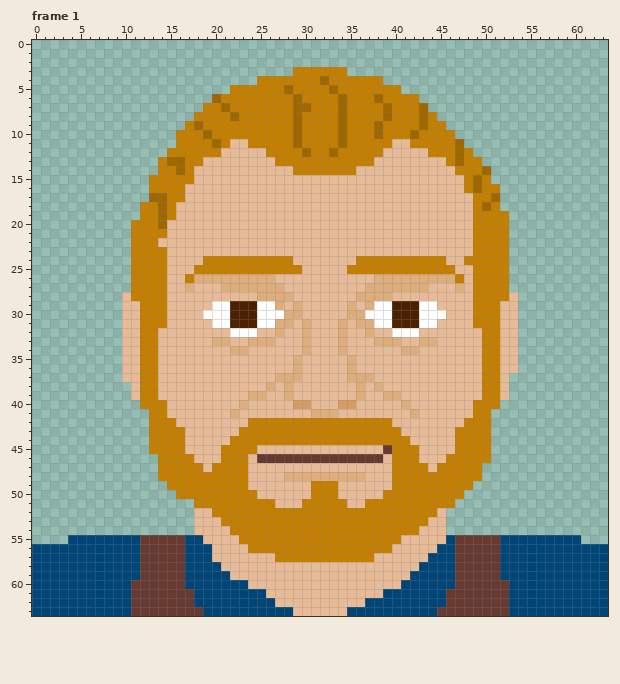
Edited in one commit: pixel-art file (assets/actor/larry/face.aseprite). The first picture shows the starting point.
64x64 pixels, 4 frames. Shown: frame 1. The commit also changed other frames, which this record leaves out.
The result:
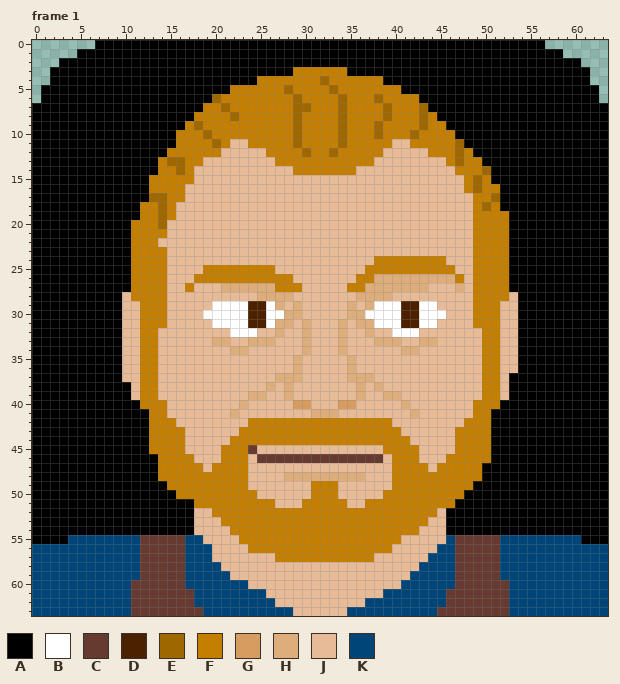
Palette (. is transparent): A #000000  B #ffffff  C #663931  D #4c2100  E #9e6700  F #c47f00  G #d79c60  H #dead7c  J #e7bb97  K #004577
What changed:
layer "measurment" now shown
layer "background" now shown
Frame 1:
The author put colour A in row 0 at x 7 to 56; in row 1 at x 5 to 58; in row 2 at x 3 to 60; in row 3 at x 2 to 28 and 35 to 61; in row 4 at x 2 to 24 and 39 to 61; in row 5 at x 1 to 21 and 41 to 62.
The author put colour A in row 6 at x 1 to 19 and 43 to 62; in row 7 at x 0 to 18 and 44 to 63; in row 8 at x 0 to 17 and 45 to 63; in row 9 at x 0 to 16 and 46 to 63; in row 10 at x 0 to 15 and 47 to 63; in row 11 at x 0 to 15 and 48 to 63.
The author put colour A in row 12 at x 0 to 14 and 49 to 63; in row 13 at x 0 to 13 and 50 to 63; in row 14 at x 0 to 13 and 51 to 63; in row 15 at x 0 to 12 and 51 to 63; in rows 16 to 17 at x 0 to 12 and 52 to 63; in row 18 at x 0 to 11 and 52 to 63.
The author put colour A in row 19 at x 0 to 11 and 53 to 63; in rows 20 to 27 at x 0 to 10 and 53 to 63; in rows 28 to 36 at x 0 to 9 and 54 to 63; in row 37 at x 0 to 9 and 53 to 63; in rows 38 to 39 at x 0 to 10 and 53 to 63; in row 40 at x 0 to 11 and 52 to 63.
The author put colour A in rows 41 to 45 at x 0 to 12 and 51 to 63; in row 46 at x 0 to 13 and 51 to 63; in rows 47 to 48 at x 0 to 13 and 50 to 63; in row 49 at x 0 to 14 and 49 to 63; in row 50 at x 0 to 15 and 48 to 63; in row 51 at x 0 to 17 and 47 to 63.
The author put colour A in rows 52 to 54 at x 0 to 17 and 46 to 63; in row 55 at x 0 to 3 and 61 to 63.
Colour D becomes colour B in rows 29 to 31 at x 22 to 23 and 40.
Colour F becomes colour C in row 45 at x 24.
Colour B becomes colour D in rows 29 to 31 at x 25.
Colour C becomes colour F in row 45 at x 39.
Colour H becomes colour F in row 26 at x 18 to 26; in row 27 at x 17 and 27.
Colour J becomes colour F in row 26 at x 27 to 28 and 36 to 37; in row 27 at x 28 to 29 and 35 to 36.
Colour F becomes colour J in row 24 at x 19 to 28, 36 to 37 and 48; in row 25 at x 18, 27 to 29 and 35 to 36; in row 26 at x 17.
Pixel boxes of the changes (left, top, right, bottom) in both pictures:
changed: (32, 40, 608, 544)
